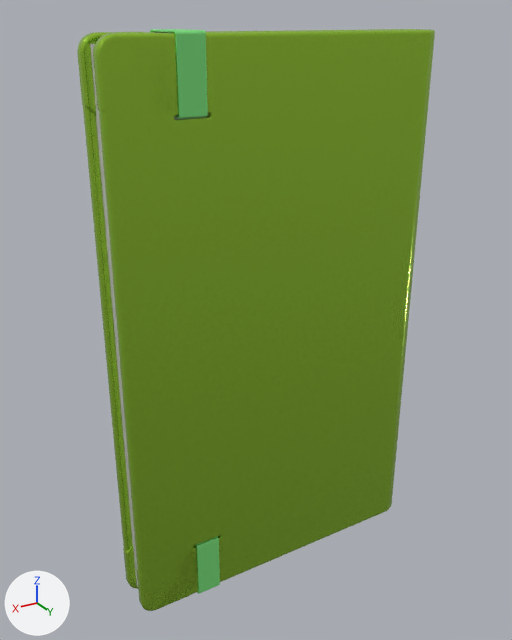
The glTF model public/models/libreta.glb, before and after one commit.
Camera for both pictures: a 50 mm lens placed at (0.735, 1.269, 1.259), pointed at (-0.031, -0.008, 0.621). The axes (+X, +Y, +Z) are drawn at lower left. The lights are the same throughout. Where no turn or scale is listed for an object, it has been applied to the vertices.

Objects in the first picture: 'Elástico(3DC1EE99-2D33-4495-8223-4BAA1260D758)', 'Front(05DAA8E6-C7CF-4657-92E9-EFD8F0005F06)', 'Front(077A05E9-2BD8-4B62-9B01-3387C604942A)', 'Front(119D16D1-4942-4A52-BD6A-DE874BB8F32D)', 'Front(3D83D045-8E56-4D70-886D-367F1D6F039B)', 'Front(5F1CFF6C-5BCC-450C-B831-39FC12063F55)', 'Front(78DF5E49-7C38-4F8F-A4C5-0D7C24FFB800)', 'Hojas(A52FF521-4CE0-45A5-BBB4-5174DAD361D2)'.
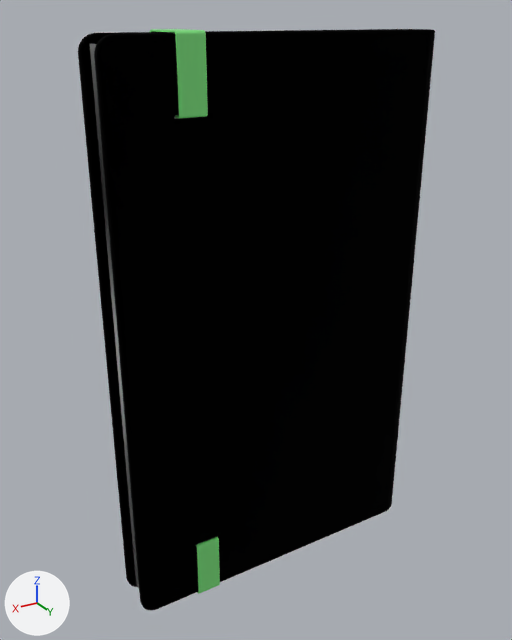
Pixel boxes (x1, y1, x2, y2) of what changed, in the pictures (512 x 640 px):
'Front(077A05E9-2BD8-4B62-9B01-3387C604942A)', surface changed (green to black): (94, 30, 429, 611) in both
'Front(78DF5E49-7C38-4F8F-A4C5-0D7C24FFB800)', surface changed (green to black): (78, 29, 435, 587) in both
'Hojas(A52FF521-4CE0-45A5-BBB4-5174DAD361D2)', surface changed: (90, 44, 175, 588) in both
'Front(05DAA8E6-C7CF-4657-92E9-EFD8F0005F06)', no longer drawn (green): before (77, 32, 146, 116)
'Front(119D16D1-4942-4A52-BD6A-DE874BB8F32D)', no longer drawn (green): before (93, 33, 177, 127)
'Front(5F1CFF6C-5BCC-450C-B831-39FC12063F55)', no longer drawn (green): before (137, 549, 198, 611)
'Front(3D83D045-8E56-4D70-886D-367F1D6F039B)', no longer drawn: before (123, 544, 138, 589)

What changed in the scene script:
```text
Add img_fabric_leather_02_disp_1k:
    img_fabric_leather_02_disp_1k = load_image('fabric_leather_02_disp_1k', '_unpacked/fabric_leather_02_disp_1k', 1024, 1024, 'sRGB')
Add img_image:
    img_image = load_image('Image', '_unpacked/Image', 1283, 1063, 'sRGB')
Change mat_material_0:
    where n0 = _N.new('ShaderNodeBsdfPrincipled'); n0.name = 'Principled BSDF'
    remove n0.inputs[0].default_value = (0.405, 0.732, 0.0553, 1.0)  # 'Base Color', green #abde42
    n0.inputs[1].default_value: 0.755 -> 0.519  # 'Metallic'
    n0.inputs[2].default_value: 0.132 -> 1.0  # 'Roughness'
    add n0.inputs[18].default_value = 0.735  # 'Transmission Weight'
    add n2 = _N.new('ShaderNodeTexImage'); n2.name = 'Image Texture'
    add n2.image = img_image_1
    add n3 = _N.new('ShaderNodeTexImage'); n3.name = 'Image Texture.001'
    add n3.image = img_image
    add _L.new(n2.outputs[0], n0.inputs[0])  # 'Color' to 'Base Color'
    add _L.new(n3.outputs[0], n0.inputs[14])  # 'Color' to 'Specular Tint'
Change mat_material_1:
    where n2 = _N.new('ShaderNodeTexImage'); n2.name = 'Image Texture'
    n2.image: img_image_0 -> img_fabric_leather_02_disp_1k
```
